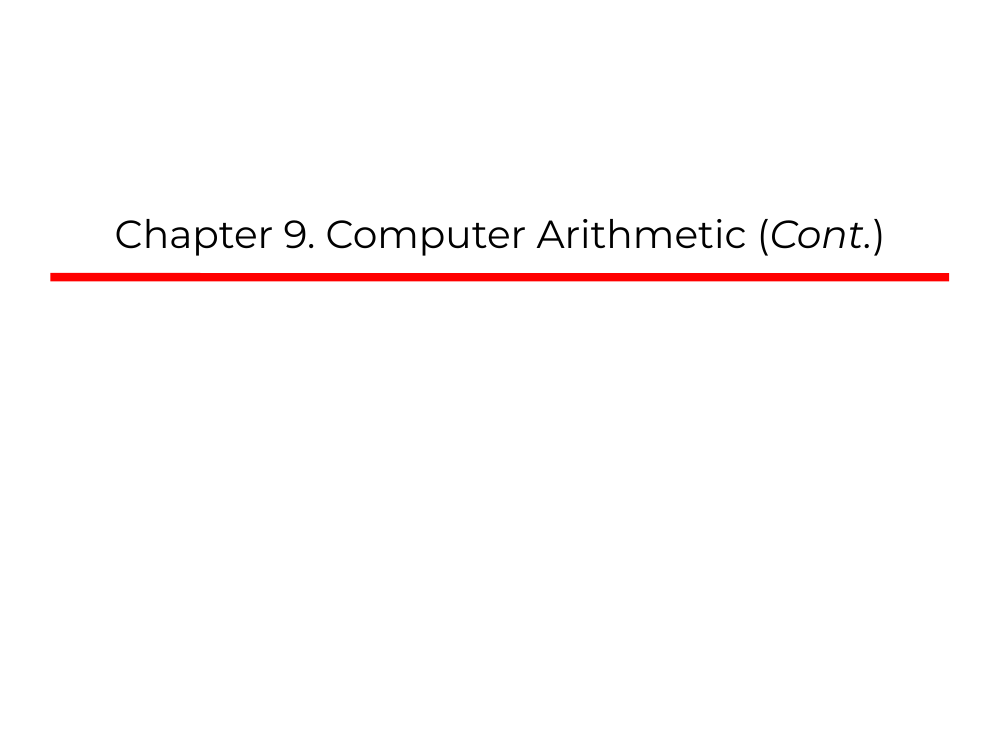
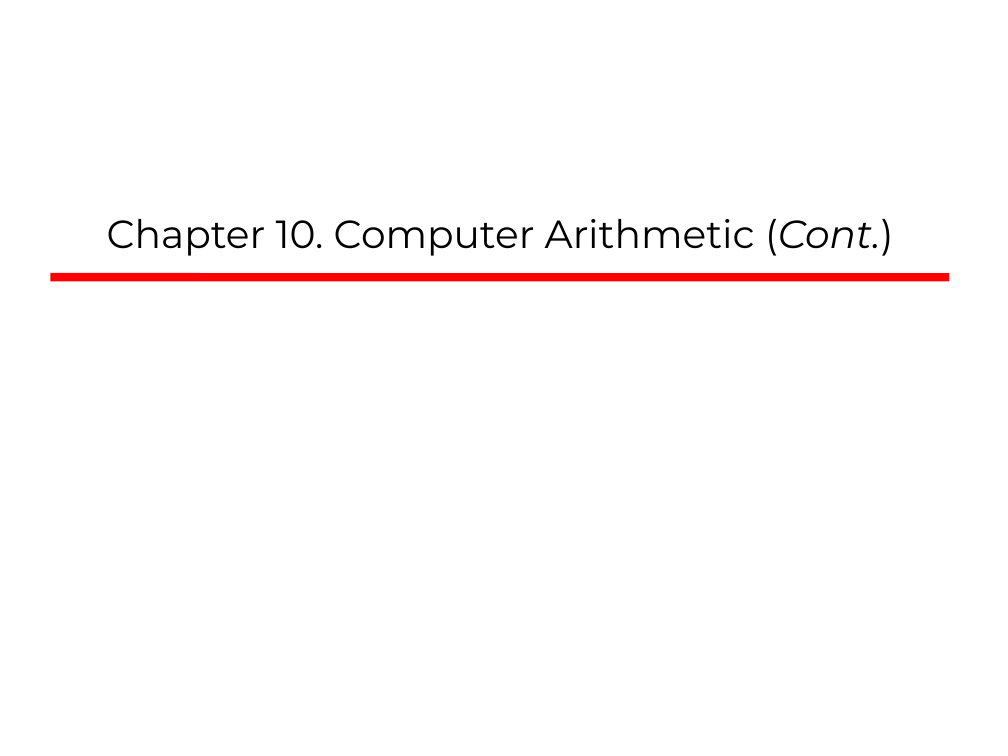
Before and after one commit to hshehata/hshehata.github.io, a slide deck: slide 3 of courses/zu/cse321b/files/lecture_10.pptx. Drawn at 1008x756 pixels with LibreOffice and Linux fonts; fonts in the diff are those of the drawing. Boxes give left, top, right and bottom in pixels: in the first picture for what was removed or moved away, otherwise in the second. Text is boxed around its words. In the diff, an @@ line names an element or a change of style, - is before the commit and + after.

```diff
--- a/courses/zu/cse321b/files/lecture_10.pptx
+++ b/courses/zu/cse321b/files/lecture_10.pptx
@@ title at [107,219,894,256]: text changed @@
-Chapter 9. Computer Arithmetic (Cont.)
+Chapter 10. Computer Arithmetic (Cont.)
```
Also in this commit, not shown: 5 other files.
